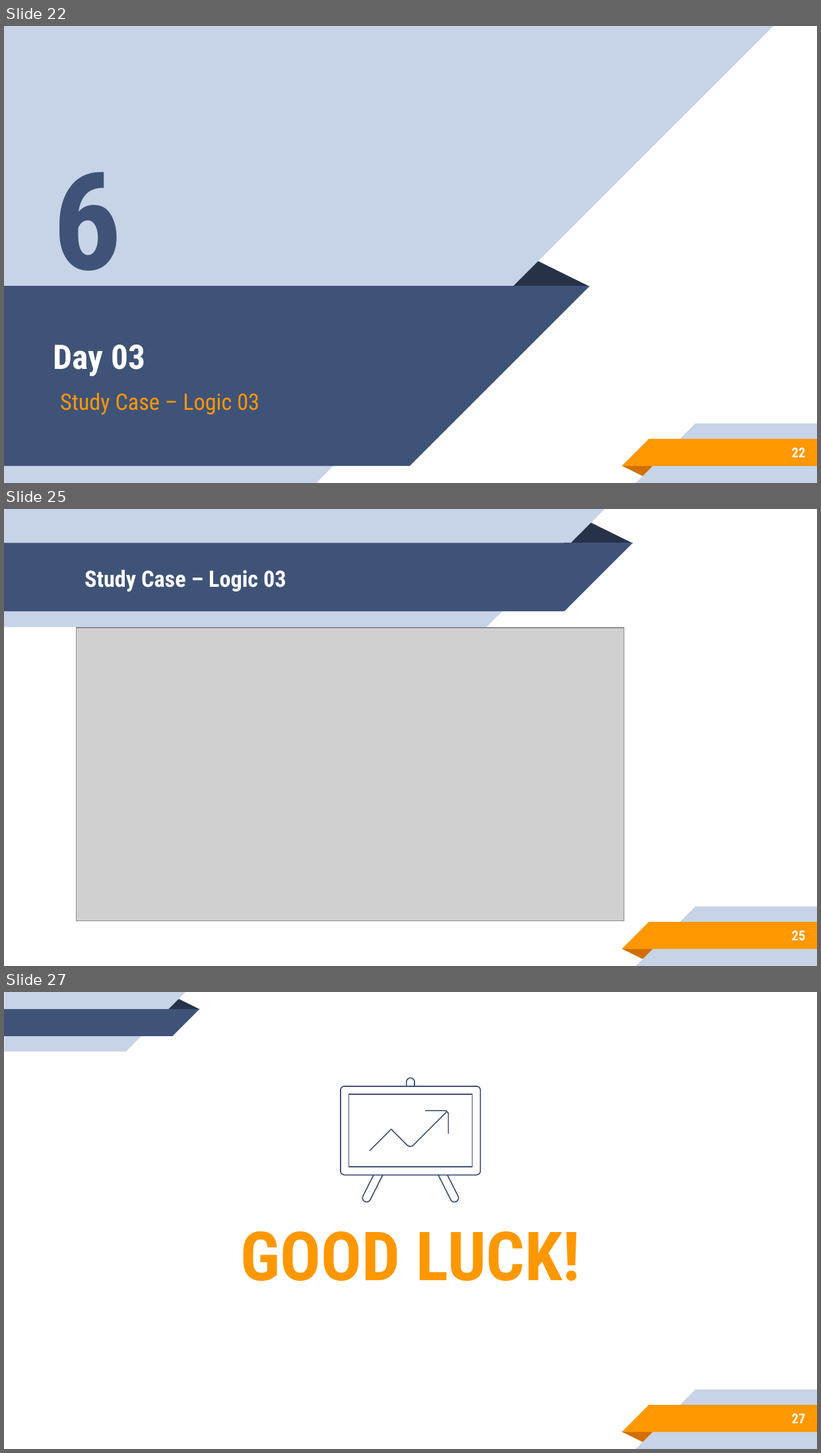
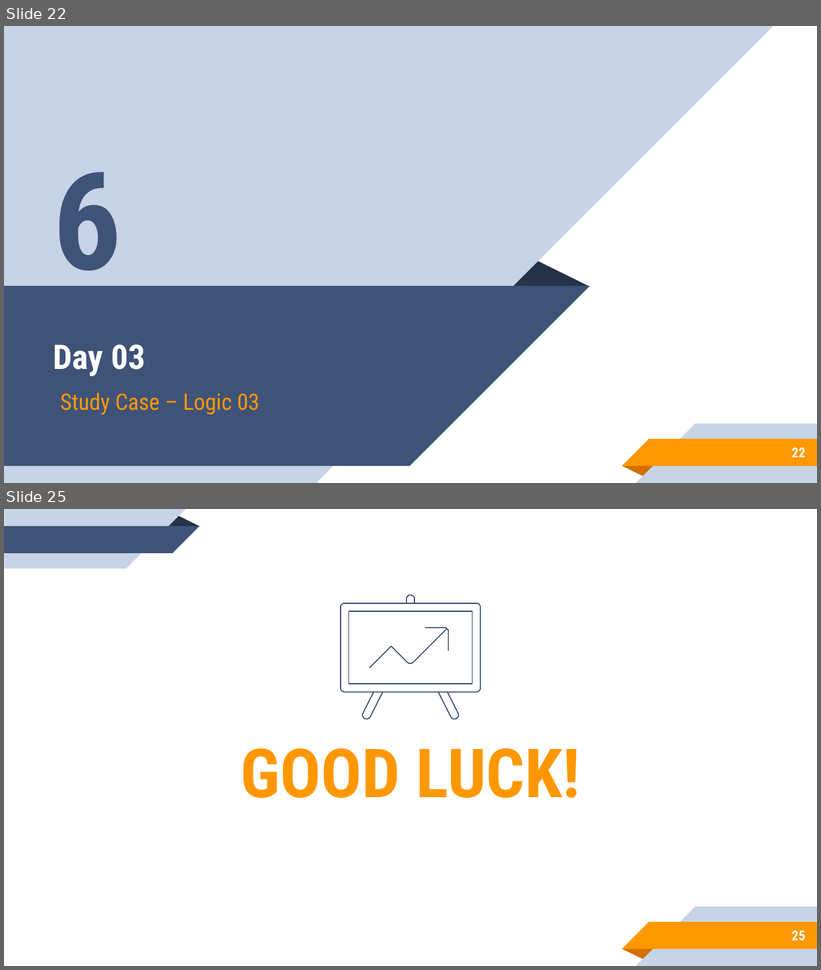
Before and after one commit to aronipurwanto/materi-xa, a slide deck: java/java-logic/Slide-Java-Logic-03.pptx. Shown one above the other, each under a label of ours: slides 22, 25 and 27 before the commit, slides 22 and 25 after it; the slides between them are not shown. The pictures are 821x1453 and 821x970 pixels, drawn with LibreOffice and Linux fonts; fonts in the diff are those of the drawing; grey boxes stand for pictures. Boxes give left, top, right and bottom in pixels: in the first picture for what was removed or moved away, otherwise in the second. Text is boxed around its words. In the diff, an @@ line names an element or a change of style, - is before the commit and + after.

Commit message:
update logic 03

```diff
--- a/java/java-logic/Slide-Java-Logic-03.pptx
+++ b/java/java-logic/Slide-Java-Logic-03.pptx
@@ slide 25 removed at [4,509,817,966], background #FFFFFF; not listed: 5 template elements that a slide beside it also shows @@
@@ group removed at [4,509,632,627]: 2 rectangles, 2 right triangles, 1 triangle @@
@@ title removed at [85,570,286,592] @@
-Study Case – Logic 03
@@ picture removed at [77,628,624,921] @@
@@ page number removed at [792,931,806,941] @@
-25
@@ what was slide 27 is now slide 25 @@
@@ page number at [792,931,806,941]: text changed @@
-27
+25
```
Also in this commit, not shown: 2 slides changed, 1 other slide removed, 2 other files.
